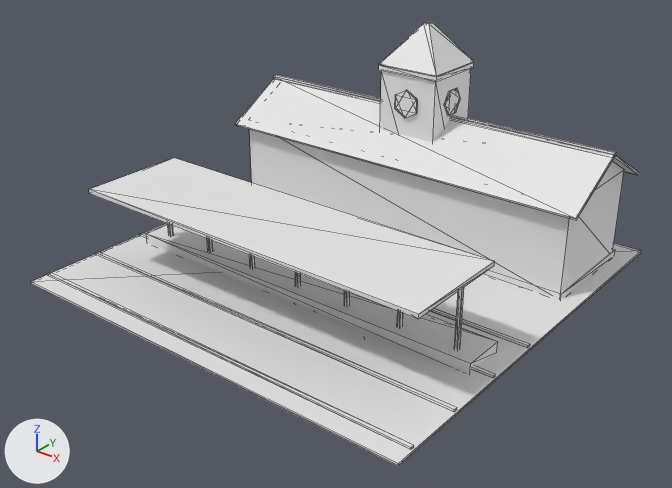
One commit to the glTF model assets/models/train_station_low.glb: the scene before it, then after it.
Both versions are drawn from a camera (50 mm lens) standing at (13.99, -17.93, 11.73) and looking at (0.35, -0.88, 1.16). The axes (+X, +Y, +Z) are drawn at lower left. The lights are the same throughout. The older version comes first. Mesh edges are drawn as thin lines. Where no turn or scale is listed for an object, it has been applied to the vertices. Vertices at exactly the same position are counted once.

Objects in the first picture: 'Train_station'.
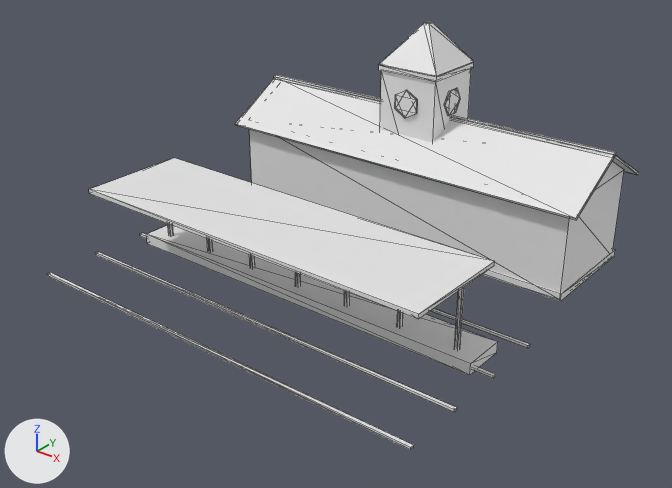
What changed in the scene script:
```text
Change me_train_station:
    used by ob_train_station; location = (0.0, 0.0, 0.0)
    remove me_train_station.from_pydata(...)  # 274 vertices, 422 faces; spans x -5.95..5.95, y -5.95..5.95, z 0.0..6.05
    add me_train_station.from_pydata(...)  # 266 vertices, 410 faces; spans x -5.9..5.9, y -5.45..5.52, z 0.0..6.05
    me_train_station part 1: the loose piece of 8 vertices spanning x -5.95..5.95, y -5.95..5.95, z 0.0..0.05 is deleted
```

Pixel boxes (x1, y1, x2, y2) of what changed, in the pictures (672 x 488 px):
'Train_station', reshaped
    before: (31, 22, 641, 466)
    after: (47, 22, 639, 450)
part 1 of me_train_station, deleted
    before: (31, 223, 641, 466)
